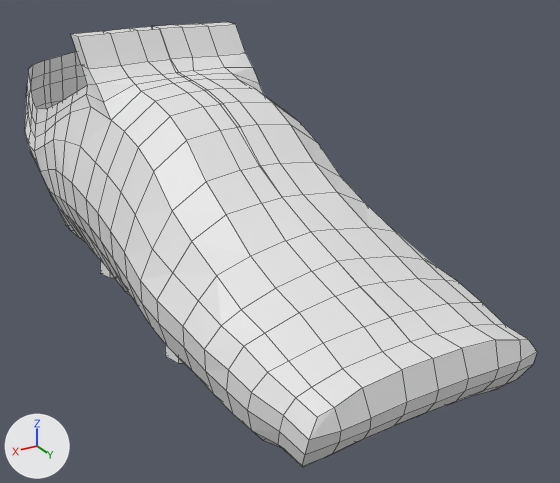
The Blender file art/models/props/soccer_cleat/soccer_cleats.blend: old version first, new version second.
The view is the same before and after, from a camera (50 mm lens) standing at (0.269, 0.538, 0.211) and looking at (-0.038, 0.028, -0.044). Lighting does not change. The marker at lower left points along +X, +Y and +Z. The first picture is the older version. Mesh edges are drawn as thin lines.

The first picture shows 'Cleat'.
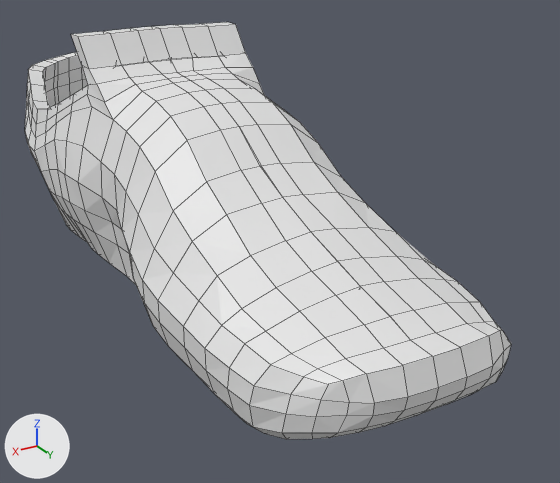
Commit message: Reviewed Soccer Cleats

Pixel boxes [x1, y1, x2, y2] of what changed, in the pictures (560 x 483 px; the box of a moved part takes in the faces that stretch with it):
'Cleat', reshaped, modifiers changed (6% shorter): before [25, 22, 537, 467]; after [25, 22, 511, 439]
part 1 of me_plane_001, moved or reshaped: [131, 26, 280, 170] in both
part 2 of me_plane_001, moved or reshaped: before [44, 85, 537, 467]; after [45, 85, 511, 439]

The change, as a list of edits to the scene's bpy script:
```text
Change me_plane_001:
    used by ob_cleat; location = (0.0, 0.1408, 0.0081); rotation_euler = (-0.289, 0.0, 0.0), in degrees (-17, 0, 0); scale = (0.0229, 0.0229, 0.0229)
    remove me_plane_001.from_pydata(...)  # 702 vertices, 694 faces; spans x -4.7..4.7, y -18.9..5.8, z -9.1..1.4
    add me_plane_001.from_pydata(...)  # 693 vertices, 694 faces; spans x -4.7..4.7, y -18.9..5.8, z -8.4..1.4
    me_plane_001 part 1
    15 vertices are removed from x -0.1..0.1, y -12.6..-5.3, z 0.3..1.4
    20 faces are deleted
    6 vertices are added at (0.0, -6.6, 0.9), (0.0, -7.8, 0.8), (0.0, -9.0, 0.6), (0.0, -10.1, 0.3), (0.0, -5.3, 0.8), (0.0, -9.6, 0.4)
    20 new faces join them
    me_plane_001 part 2
    16 faces are deleted
    12 vertices in x 2.8..4.4, y -11.1..-2.5, z -7.2..-0.2 move by (-0.1, 0.0, 0.0)
    9 vertices in x 2.8..4.3, y -9.8..-3.7, z -6.9..-1.6 move by (-0.2, 0.0, 0.0)
    8 vertices in x -2.5..2.7, y -10.1..-3.1, z -7.4..-5.6 move by (-0.1, 0.1, 0.0)
    6 vertices in x 0.9..4.1, y 2.4..5.8, z -3.1..-0.1 move by (-0.1, -0.1, 0.0)
    5 vertices in x -1.9..3.4, y -11.4..5.8, z -7.8..0.2 move by (0.0, -0.1, 0.0)
    5 vertices in x 1.9..3.6, y 3.5..5.5, z -2.6..-0.2 move by (-0.2, -0.2, 0.0)
    135 vertices move from x -3.8..4.3, y -12.0..5.8, z -9.1..0.1 to x -3.6..4.3, y -12.0..5.8, z -8.4..0.1
    16 new faces join them
Change ob_cleat:
    add _m = ob_cleat.modifiers.new('Solidify', 'SOLIDIFY')
    add _m.thickness = 0.58
```
